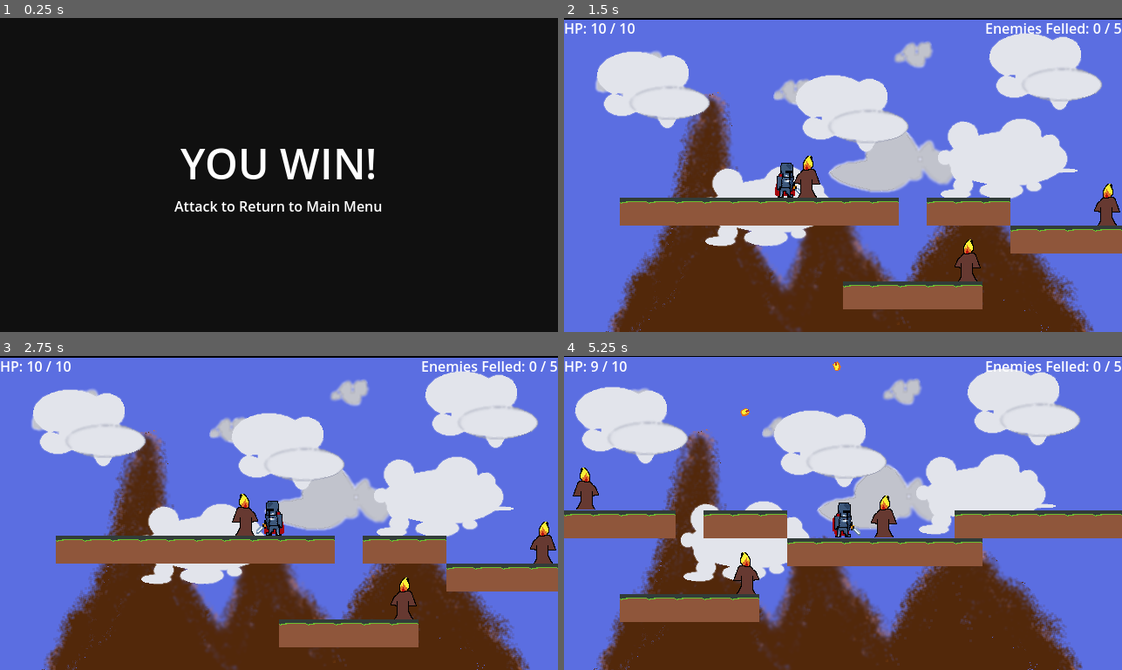
Above: before the commit, frames 1-4 (two rows, left to right).
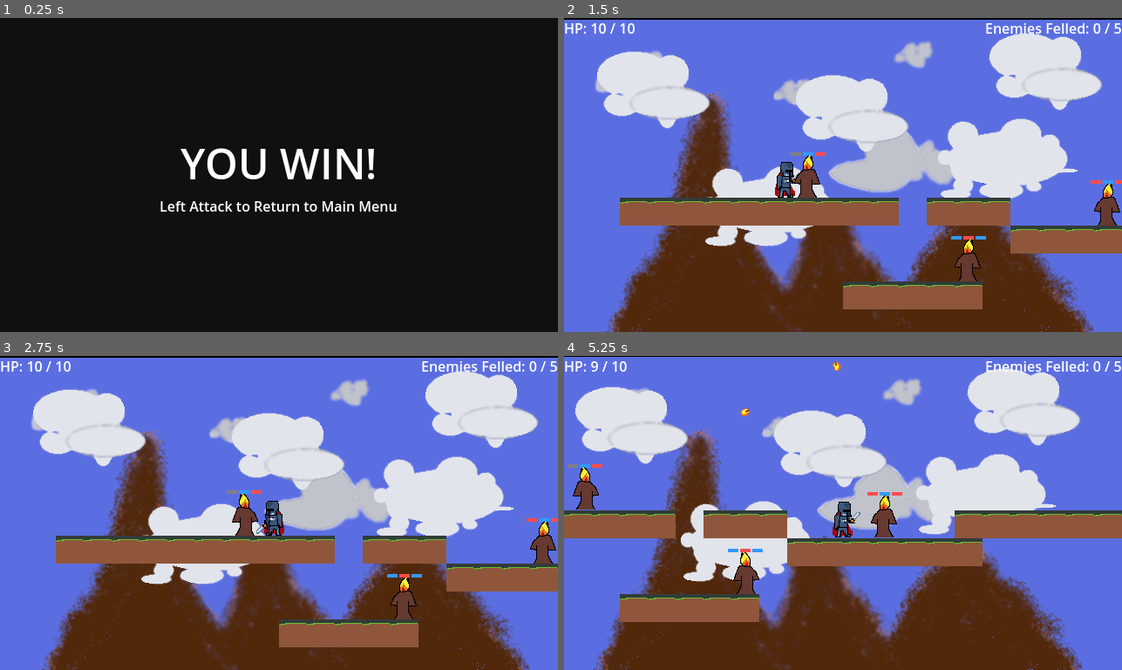
Above: after the commit, the same moments.

Repository: mciaravino/project-one-2d-platformer
Game: Godot game, scene res://cutscenes/you_win/you_win.tscn
The game is run twice, just before and just after one commit, with the same random seed, the same clock (stepped at 60 frames per second) and the same inputs. This scene is started directly instead of the project's main scene.
Inputs (mouse positions are in pixels of both pictures, inside the frame that each line leads up to):
- Up to frame 1 (0.25 s): no input
- Up to frame 2 (1.5 s): tap Enter at 0.5 s; move the mouse to (965, 159) at 0.52 s; hold D (move_right) from 0.53 s (still down); click (965, 159) at 0.6 s; tap Space (jump) at 0.77 s; right-click (965, 159) at 0.8 s; move the mouse to (731, 190) at 1.27 s; right-click (731, 190) at 1.35 s
- Up to frame 3 (2.75 s): tap Space (jump) at 1.52 s; click (167, 528) at 1.55 s; move the mouse to (334, 443) at 2.02 s; release D (move_right) at 2.03 s; hold A (move_left) from 2.03 s (still down); click (334, 443) at 2.1 s; right-click (334, 443) at 2.3 s
- Up to frame 4 (5.25 s): move the mouse to (815, 575) at 2.77 s; release A (move_left) at 2.78 s; hold D (move_right) 2.78-4.28 s; tap E (interact) at 2.85 s; tap Space (jump) at 3.02, 3.77, 4.52 s; click (815, 575) at 3.05 s; move the mouse to (1010, 560) at 3.52 s; right-click (1010, 560) at 3.6 s; move the mouse to (675, 465) at 4.27 s; hold A (move_left) 4.28-5.03 s; click (675, 465) at 4.35 s; move the mouse to (870, 513) at 5.02 s; hold D (move_right) from 5.03 s (still down); right-click (870, 513) at 5.1 s

The runs differ from the first frame. In frame 1, 0.9% of the frame differs, in the area x 28-72%, y 58-62%; in frame 2, 0.3%; in frame 3, 0.2%; in frame 4, 0.3%.

Commit message:
added alternating health bars

Diff:
--- /dev/null
+++ b/actors/enemy/components/pattern_health.gd
@@ -0,0 +1,56 @@
+# res://enemies/components/pattern_health.gd
+extends Node
+class_name PatternHealth
+
+signal changed
+
+enum AttackType { LEFT, RIGHT }
+
+@export_range(1, 4) var max_bars: int = 4
+@export_range(1, 4) var start_bars: int = 3  # for now: your only enemy has 3
+
+var pattern: Array[int] = []     # values from AttackType
+var cleared: Array[bool] = []    # same length as pattern
+
+func _ready() -> void:
+	generate_pattern(start_bars)
+
+func generate_pattern(count: int) -> void:
+	count = clamp(count, 1, max_bars)
+	pattern.clear()
+	cleared.clear()
+
+	var rng := RandomNumberGenerator.new()
+	rng.randomize()
+
+	for i in range(count):
+		var req := AttackType.LEFT if rng.randi_range(0, 1) == 0 else AttackType.RIGHT
+		pattern.append(req)
+		cleared.append(false)
+
+	emit_signal("changed")
+
+func is_dead() -> bool:
+	for d in cleared:
+		if not d:
+			return false
+	return true
+
+func next_index_to_clear() -> int:
+	for i in range(cleared.size()):
+		if not cleared[i]:
+			return i
+	return -1
+
+# Returns true if the hit did something (correct attack and progressed the bars)
+func apply_attack(attack: int) -> bool:
+	var i := next_index_to_clear()
+	if i == -1:
+		return false
+
+	if pattern[i] != attack:
+		return false
+
+	cleared[i] = true
+	emit_signal("changed")
+	return true
--- a/actors/enemy/flame_enemy/flame_enemy.gd
+++ b/actors/enemy/flame_enemy/flame_enemy.gd
@@ -3,10 +3,7 @@
 
 enum DamageChannel { AUTO, RED, BLUE }
 
-@export var red_hp_max: int = 3
-@export var blue_hp_max: int = 0
-@export var red_hp: int = 3
-@export var blue_hp: int = 0
+@export var bars_count: int = 3 # for now your only enemy has 3 (later 1-4)
 
 @export var gravity: float = 3600.0
 @export var move_speed: float = 0.0 # keep 0 for turret enemy, later add patrol
@@ -18,14 +15,25 @@
 @onready var shoot_timer: Timer = $ShootTimer
 @onready var muzzle: Marker2D = $ShooterNode/MuzzleMarker
 @onready var anim: AnimatedSprite2D = $AnimatedSprite2D
-
+@onready var bars_anchor: Marker2D = $BarsAnchor
 
 var target: Node2D = null
+var bars_ui: EnemyBars
+
+# --- Pattern health ---
+var bars_pattern: Array[int] = []
+var bars_cleared: Array[bool] = []
+var bars_index: int = 0  # next bar to clear (in order)
 
 func _ready() -> void:
-	# Initialize pools safely
-	red_hp = clamp(red_hp, 0, red_hp_max)
-	blue_hp = clamp(blue_hp, 0, blue_hp_max)
+	_generate_bars(bars_count)
+
+	# Create and attach bars UI to BarsAnchor
+	bars_ui = EnemyBars.new()
+	bars_anchor.add_child(bars_ui)
+	bars_ui.position = Vector2.ZERO
+	bars_ui.bind_enemy(self)
+	bars_ui.z_index = 100
 
 	# Setup timer from shots_per_second
 	shoot_timer.wait_time = 1.0 / max(shots_per_second, 0.01)
@@ -41,32 +49,54 @@
 
 	_update_facing()
 
-
 func set_target(t: Node2D) -> void:
 	target = t
 
+func _generate_bars(count: int) -> void:
+	count = clamp(count, 1, 4)
+	bars_pattern.clear()
+	bars_cleared.clear()
+	bars_index = 0
+
+	var rng := RandomNumberGenerator.new()
+	rng.randomize()
+
+	for i in range(count):
+		var ch := DamageChannel.BLUE if rng.randi_range(0, 1) == 0 else DamageChannel.RED
+		bars_pattern.append(ch)
+		bars_cleared.append(false)
+
+	#print("Enemy bars pattern: ", bars_pattern)
+
+func get_bars_data() -> Dictionary:
+	return {
+		"pattern": bars_pattern,
+		"cleared": bars_cleared,
+	}
+
 func take_damage(amount: int, channel: DamageChannel = DamageChannel.AUTO) -> void:
+	# Ignore AUTO and only allow explicit RED/BLUE.
 	if amount <= 0:
 		return
+	if channel != DamageChannel.RED and channel != DamageChannel.BLUE:
+		return
 
-	match channel:
-		DamageChannel.BLUE:
-			blue_hp = max(blue_hp - amount, 0)
-		DamageChannel.RED:
-			red_hp = max(red_hp - amount, 0)
-		DamageChannel.AUTO:
-			var remaining := amount
-			if blue_hp > 0:
-				var used = min(blue_hp, remaining)
-				blue_hp -= used
-				remaining -= used
-			if remaining > 0:
-				red_hp = max(red_hp - remaining, 0)
+	# If already dead, ignore
+	if bars_index >= bars_pattern.size():
+		return
 
-	# Debug
-	print("Enemy took ", amount, " dmg. Red=", red_hp, " Blue=", blue_hp)
+	# Strict order: must match the next bar
+	var required := bars_pattern[bars_index]
+	if channel != required:
+		return
 
-	if red_hp <= 0:
+	# Correct hit: clear exactly one bar (ignore amount for now)
+	bars_cleared[bars_index] = true
+	bars_index += 1
+
+	#print("Correct hit. Progress=", bars_index, "/", bars_pattern.size())
+
+	if bars_index >= bars_pattern.size():
 		die()
 
 func die() -> void:
@@ -74,33 +104,21 @@
 	queue_free()
 
 func _on_shoot_timer_timeout() -> void:
-
 	if projectile_scene == null:
 		return
 
-	# If you want it to only shoot when target exists:
-	# if target == null: return
-
 	var p := projectile_scene.instantiate()
 	get_tree().current_scene.add_child(p)
-
-	# spawn at muzzle
 	p.global_position = muzzle.global_position
 
-	# Decide direction
 	var dir := Vector2.RIGHT
 	if target != null:
 		dir = (target.global_position - muzzle.global_position).normalized()
 
-	# Tell projectile how to move (method below)
 	if p.has_method("fire"):
 		p.fire(dir, projectile_speed)
 
 func _update_facing() -> void:
 	if target == null:
 		return
-
-	if target.global_position.x < global_position.x:
-		anim.flip_h = true
-	else:
-		anim.flip_h = false
+	anim.flip_h = (target.global_position.x < global_position.x)
--- a/actors/enemy/flame_enemy/flame_enemy.tscn
+++ b/actors/enemy/flame_enemy/flame_enemy.tscn
@@ -43,3 +43,6 @@
 position = Vector2(17, 4)
 
 [node name="ShootTimer" type="Timer" parent="."]
+
+[node name="BarsAnchor" type="Marker2D" parent="."]
+position = Vector2(0, -28)
--- a/actors/player/player.gd
+++ b/actors/player/player.gd
@@ -11,13 +11,13 @@
 @export var attack_hit_end := 0.20
 
 # Assign your sword/attack WAV here in the Player scene Inspector
-@export var attack_sfx: AudioStream
+@export var attack_sfx_right: AudioStream
+@export var attack_sfx_left: AudioStream
 @export var attack_sfx_frame := 0 # 0-based frame index for multi-frame attack anim
+var attack_sfx_to_play: AudioStream
 
 signal died
 signal health_changed(current: int, max_hp: int)
-
-
 
 @export var max_hp: int = 10
 var hp: int
@@ -39,6 +39,8 @@
 var facing := 1 # 1 = right, -1 = left
 var attacking := false
 
+enum AttackType { BLUE, RED }
+var current_attack_type: int = AttackType.BLUE
 
 func _ready() -> void:
 	gravity = ProjectSettings.get_setting("physics/2d/default_gravity") as float
@@ -58,9 +60,6 @@
 		hp = max_hp
 		hp_initialized = true
 		emit_signal("health_changed", hp, max_hp)
-
-
-
 
 func _on_anim_finished() -> void:
 	if anim.animation == "attack":
@@ -68,18 +67,24 @@
 		attack_sfx_played = false
 		hitshape.disabled = true
 
-
 func _physics_process(delta: float) -> void:
 	if is_dead:
 		return
-
-
-	# --- Attack input (priority) ---
-	if Input.is_action_just_pressed("attack") and not attacking:
+# --- Attack input (priority) ---
+	var left_pressed := Input.is_action_just_pressed("attack_left")
+	var right_pressed := Input.is_action_just_pressed("attack_right")
+
+	if (left_pressed or right_pressed) and not attacking:
 		attacking = true
 		attack_time = 0.0
 		attack_sfx_played = false
 		hitshape.disabled = true
+
+		current_attack_type = AttackType.BLUE if left_pressed else AttackType.RED
+
+		# Choose which sound to play for this attack
+		attack_sfx_to_play = attack_sfx_left if left_pressed else attack_sfx_right
+
 		anim.play("attack")
 
 		# If attack animation is 1 frame (or missing), play immediately.
@@ -89,7 +94,11 @@
 
 		if fc <= 1:
 			attack_sfx_played = true
-			Sfx.play_one_shot(attack_sfx)
+			Sfx.play_one_shot(attack_sfx_to_play)
+
+
+
+
 
 	# --- Timers ---
 	if is_on_floor():
@@ -150,17 +159,25 @@
 		)
 
 
+
 func _on_attack_hitbox_body_entered(body: Node) -> void:
 	if not attacking:
 		return
 	if hitshape.disabled:
 		return
 
-	print("HIT:", body.name)
+	#print("HIT:", body.name)
 
 	if body.has_method("take_damage"):
-		body.take_damage(1)
-
+	# Map player attack type -> enemy DamageChannel
+	# BLUE = left click, RED = right click
+		var channel := 0
+		if current_attack_type == AttackType.BLUE:
+			channel = body.DamageChannel.BLUE
+		else:
+			channel = body.DamageChannel.RED
+
+		body.take_damage(1, channel)
 
 func _on_anim_frame_changed() -> void:
 	if anim.animation != "attack":
@@ -169,7 +186,8 @@
 		return
 	if anim.frame >= attack_sfx_frame:
 		attack_sfx_played = true
-		Sfx.play_one_shot(attack_sfx)
+		if attack_sfx_to_play != null:
+			Sfx.play_one_shot(attack_sfx_to_play)
 
 func take_damage(amount: int) -> void:
 	if is_dead:
@@ -193,12 +211,13 @@
 	set_process(false)
 	velocity = Vector2.ZERO
 
-	hitshape.disabled = true
-	hitbox.monitoring = false
+	# DEFER collision changes (avoids "flushing queries" error)
+	hitshape.set_deferred("disabled", true)
+	hitbox.set_deferred("monitoring", false)
 
 	var cs := get_node_or_null("CollisionShape2D") as CollisionShape2D
 	if cs:
-		cs.disabled = true
+		cs.set_deferred("disabled", true)
 
 	hide()
 
--- a/actors/player/player.tscn
+++ b/actors/player/player.tscn
@@ -1,8 +1,9 @@
-[gd_scene load_steps=13 format=3 uid="uid://dkj7mbqg06gaf"]
+[gd_scene load_steps=14 format=3 uid="uid://dkj7mbqg06gaf"]
 
 [ext_resource type="Script" uid="uid://b7qnfumevl21k" path="res://actors/player/player.gd" id="1_oul6g"]
 [ext_resource type="AudioStream" uid="uid://mile775xiehk" path="res://audio/sfx/player_attack.wav" id="2_ax26v"]
 [ext_resource type="Texture2D" uid="uid://b3pkg476kyrk6" path="res://art/player1/player_strip.png" id="2_ilk7j"]
+[ext_resource type="AudioStream" uid="uid://hb6jcm3g7yqx" path="res://audio/sfx/player_attack_right.wav" id="2_lsqbn"]
 
 [sub_resource type="CapsuleShape2D" id="CapsuleShape2D_vn7o3"]
 height = 40.0
@@ -75,7 +76,8 @@
 collision_layer = 2
 collision_mask = 5
 script = ExtResource("1_oul6g")
-attack_sfx = ExtResource("2_ax26v")
+attack_sfx_right = ExtResource("2_lsqbn")
+attack_sfx_left = ExtResource("2_ax26v")
 
 [node name="Camera2D" type="Camera2D" parent="."]
 
--- a/cutscenes/you_win/you_win.gd
+++ b/cutscenes/you_win/you_win.gd
@@ -9,6 +9,6 @@
 		Sfx.play_one_shot(win_sfx)
 
 func _process(_delta: float) -> void:
-	if Input.is_action_just_pressed("attack"):
+	if Input.is_action_just_pressed("attack_left"):
 		Music.fade_out_and_stop(0.6)
 		get_tree().change_scene_to_file(return_scene)
--- a/cutscenes/you_win/you_win.tscn
+++ b/cutscenes/you_win/you_win.tscn
@@ -41,4 +41,4 @@
 
 [node name="Subtext" type="Label" parent="CenterContainer/VBoxContainer"]
 layout_mode = 2
-text = "Attack to Return to Main Menu"
+text = "Left Attack to Return to Main Menu"
--- a/project.godot
+++ b/project.godot
@@ -76,10 +76,16 @@
 , Object(InputEventJoypadButton,"resource_local_to_scene":false,"resource_name":"","device":-1,"button_index":4,"pressure":0.0,"pressed":true,"script":null)
 ]
 }
-attack={
+attack_left={
 "deadzone": 0.2,
 "events": [Object(InputEventMouseButton,"resource_local_to_scene":false,"resource_name":"","device":-1,"window_id":0,"a …(253 unchanged characters)…
 , Object(InputEventJoypadButton,"resource_local_to_scene":false,"resource_name":"","device":-1,"button_index":2,"pressure":0.0,"pressed":true,"script":null)
+]
+}
+attack_right={
+"deadzone": 0.2,
+"events": [Object(InputEventMouseButton,"resource_local_to_scene":false,"resource_name":"","device":-1,"window_id":0,"alt_pressed":false,"shift_pressed":false,"ctrl_pressed":false,"meta_pressed":false,"button_mask":2,"position":Vector2(136, 15),"global_position":Vector2(145, 63),"factor":1.0,"button_index":2,"canceled":false,"pressed":true,"double_click":false,"script":null)
+, Object(InputEventJoypadButton,"resource_local_to_scene":false,"resource_name":"","device":-1,"button_index":3,"pressure":0.0,"pressed":true,"script":null)
 ]
 }
 
--- /dev/null
+++ b/ui/enemy_bars/enemy_bars.gd
@@ -0,0 +1,59 @@
+# res://ui/enemy_bars.gd
+extends Node2D
+class_name EnemyBars
+
+@export var bar_size := Vector2(12, 4)
+@export var bar_gap := 2
+@export var y_offset := 0.0
+
+# Use Object so typed GDScript doesn't complain about get_bars_data()
+var enemy: Object = null
+
+var _pattern: Array = []
+var _cleared: Array = []
+
+func bind_enemy(e: Object) -> void:
+	enemy = e
+
+func _process(_delta: float) -> void:
+	if enemy == null:
+		return
+	if not enemy.has_method("get_bars_data"):
+		return
+
+	# Call dynamically (avoids "Node has no method get_bars_data" editor error)
+	var data: Dictionary = enemy.call("get_bars_data")
+	set_bars(data.get("pattern", []), data.get("cleared", []))
+
+func set_bars(pattern: Array, cleared: Array) -> void:
+	_pattern = pattern
+	_cleared = cleared
+	queue_redraw()
+
+func _draw() -> void:
+	var n := _pattern.size()
+	if n == 0:
+		return
+
+	var total_w := n * bar_size.x + (n - 1) * bar_gap
+	var start_x := -total_w * 0.5
+	var y := y_offset
+
+	for i in range(n):
+		var rect := Rect2(
+			Vector2(start_x + i * (bar_size.x + bar_gap), y),
+			bar_size
+		)
+
+		var col: Color
+		if i < _cleared.size() and _cleared[i]:
+			col = Color(0.5, 0.5, 0.5) # gray
+		else:
+			# Enemy.DamageChannel: { AUTO=0, RED=1, BLUE=2 }
+			var ch := int(_pattern[i])
+			if ch == 2: # BLUE
+				col = Color(0.2, 0.6, 1.0)
+			else:       # RED
+				col = Color(1.0, 0.3, 0.3)
+
+		draw_rect(rect, col, true)
Not shown, added: actors/enemy/components/pattern_health.gd.uid
Not shown, added: audio/sfx/player_attack_right.wav.import
Not shown, added: ui/enemy_bars/enemy_bars.gd.uid
Not shown, added: audio/sfx/player_attack_right.wav
